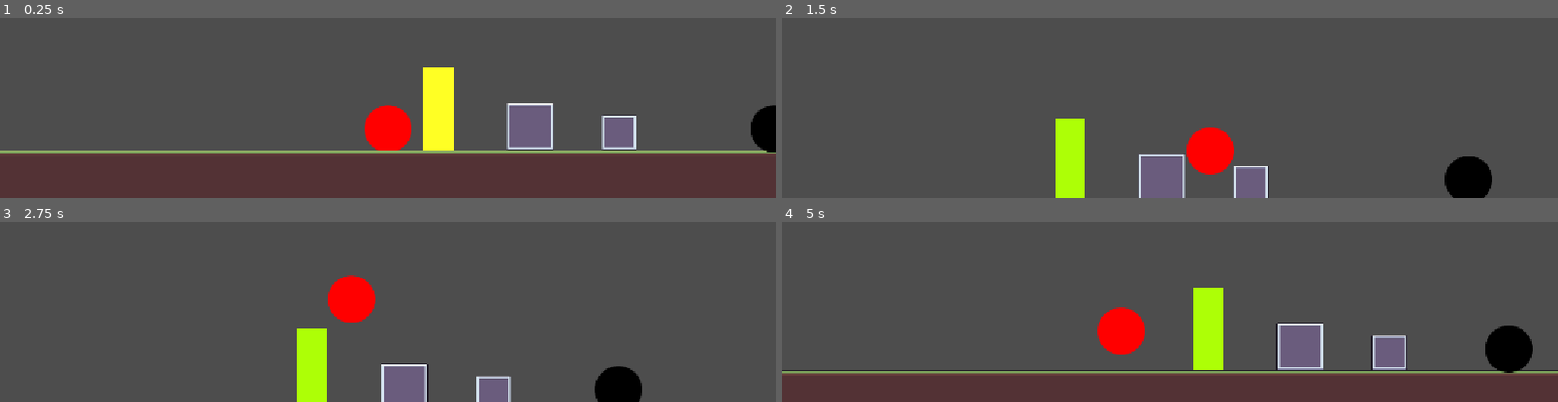
Above: before the commit, frames 1-4 (two rows, left to right).
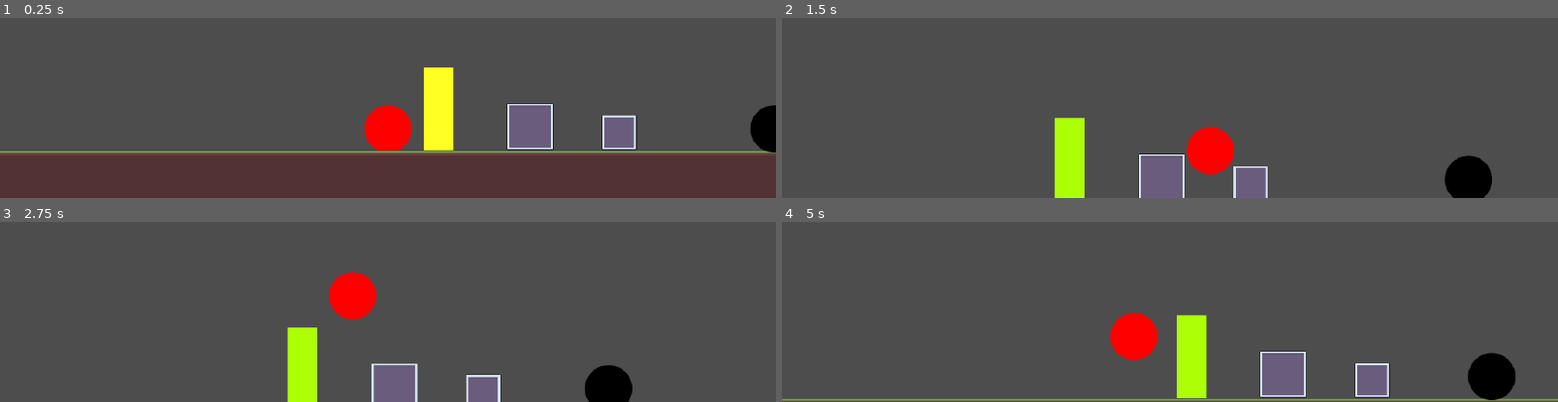
Above: after the commit, the same moments.

Repository: nf12pro/bounceback
Game: Godot game, scene res://scenes/testing_scene.tscn
Two runs of this game, one before a commit and one after it. Both use one fixed random seed, a clock stepped at 60 frames per second and the inputs below.
Inputs:
- Up to frame 1 (0.25 s): no input
- Up to frame 2 (1.5 s): hold W (jump) 0.53-1.28 s; hold D (move_right) from 0.53 s (still down); tap W (jump) at 1.35 s
- Up to frame 3 (2.75 s): tap W (jump) at 1.52, 1.82 s; release D (move_right) at 2.03 s; hold A (move_left) from 2.03 s (still down); hold W (jump) from 2.03 s (still down)
- Up to frame 4 (5 s): release A (move_left) at 2.78 s; release W (jump) at 2.78 s; hold D (move_right) 2.78-4.28 s; tap W (jump) at 2.85, 3.02, 3.32, 4.35, 4.52, 4.82 s; hold W (jump) 3.53-4.28 s; hold A (move_left) from 4.28 s (still down)

The runs differ from the first frame. In frame 1, 2.3% of the frame differs, in the area x 0-100%, y 27-76%; in frame 2, 0.6%; in frame 3, 3.3%; in frame 4, 24%, in the area x 0-100%, y 36-100%.

Commit message:
Removed Health

Diff:
--- a/project.godot
+++ b/project.godot
@@ -22,7 +22,7 @@
 [display]
 
 window/size/mode=3
-window/stretch/mode="canvas_items"
+window/stretch/mode="viewport"
 window/stretch/aspect="expand"
 
 [editor]
@@ -59,6 +59,7 @@
 2d_physics/layer_6="Player Hurtbox"
 2d_physics/layer_7="Enemy Hitbox"
 2d_physics/layer_8="Enemy Hurtbox"
+2d_physics/layer_9="Environmental Hazards"
 
 [physics]
 
@@ -66,6 +67,7 @@
 
 [rendering]
 
+textures/canvas_textures/default_texture_filter=0
 rendering_device/driver.windows="d3d12"
 renderer/rendering_method="gl_compatibility"
 renderer/rendering_method.mobile="gl_compatibility"
--- a/scenes/basic_enemy.tscn
+++ b/scenes/basic_enemy.tscn
@@ -53,7 +53,7 @@
 
 [node name="hurtbox" type="Area2D" parent="." unique_id=68755240]
 collision_layer = 128
-collision_mask = 16
+collision_mask = 272
 
 [node name="collision_shape_2d" type="CollisionShape2D" parent="hurtbox" unique_id=636536517]
 position = Vector2(0, -27)
--- a/scenes/player.tscn
+++ b/scenes/player.tscn
@@ -28,7 +28,7 @@
 radius = 29.068884
 
 [node name="player" type="CharacterBody2D" unique_id=615595234]
-collision_mask = 14
+collision_mask = 270
 script = ExtResource("1_g2els")
 
 [node name="animated_sprite" type="AnimatedSprite2D" parent="." unique_id=2085433902]
@@ -47,7 +47,7 @@
 
 [node name="hurtbox" type="Area2D" parent="." unique_id=1054936113]
 collision_layer = 32
-collision_mask = 64
+collision_mask = 320
 
 [node name="collision_shape_2d" type="CollisionShape2D" parent="hurtbox" unique_id=814764680]
 shape = SubResource("CircleShape2D_hv2ic")
@@ -60,5 +60,7 @@
 wait_time = 0.15
 one_shot = true
 
+[node name="priority_attack_timer" type="Timer" parent="." unique_id=367408428]
+
 [connection signal="area_entered" from="hitbox" to="." method="_on_hitbox_area_entered"]
 [connection signal="area_entered" from="hurtbox" to="." method="_on_hurtbox_area_entered"]
--- /dev/null
+++ b/scenes/spike.gd
@@ -0,0 +1,3 @@
+extends Area2D
+
+@export var damage: int = 1
--- /dev/null
+++ b/scenes/spike.tscn
@@ -0,0 +1,19 @@
+[gd_scene format=3 uid="uid://bhf5cp6gw1d3k"]
+
+[ext_resource type="Script" uid="uid://cxhvjywb55lyd" path="res://scenes/spike.gd" id="1_7a7y0"]
+[ext_resource type="Texture2D" uid="uid://qomg0bkyx8fj" path="res://assets/prototype_assets/prototype_spike.png" id="1_ljd5v"]
+
+[node name="spike" type="Area2D" unique_id=1437938010]
+collision_layer = 256
+collision_mask = 33
+script = ExtResource("1_7a7y0")
+
+[node name="sprite_2d" type="Sprite2D" parent="." unique_id=1505536177]
+texture = ExtResource("1_ljd5v")
+
+[node name="collision_polygon_2d" type="CollisionPolygon2D" parent="." unique_id=1207966407]
+position = Vector2(0, -4.007148)
+scale = Vector2(1, 0.9017857)
+polygon = PackedVector2Array(-24, 32, 0, -24, 24, 32)
+
+[connection signal="area_entered" from="." to="." method="_on_area_entered"]
--- a/scenes/testing_scene.tscn
+++ b/scenes/testing_scene.tscn
@@ -4,6 +4,7 @@
 [ext_resource type="Texture2D" uid="uid://c4fl5hijknn8w" path="res://assets/prototype_assets/tileset/Tileset_2D Platformer.png" id="2_2j2p2"]
 [ext_resource type="PackedScene" uid="uid://dboj2mjqg2dn7" path="res://scenes/basic_enemy.tscn" id="3_v6rby"]
 [ext_resource type="PackedScene" uid="uid://2ip7dhmobdlq" path="res://scenes/checkpoint.tscn" id="4_dh6dg"]
+[ext_resource type="PackedScene" uid="uid://bhf5cp6gw1d3k" path="res://scenes/spike.tscn" id="5_ejtda"]
 
 [sub_resource type="TileSetAtlasSource" id="TileSetAtlasSource_v6rby"]
 texture = ExtResource("2_2j2p2")
@@ -336,11 +337,6 @@
 
 [node name="player" parent="." unique_id=615595234 instance=ExtResource("1_2j2p2")]
 position = Vector2(32, 224)
-max_speed = 300.0
-acceleration = 1500.0
-friction = 1200.0
-jump_force = -500.0
-health = 5
 
 [node name="camera_2d" type="Camera2D" parent="player" unique_id=28729734]
 offset = Vector2(0, -200)
@@ -374,3 +370,6 @@
 
 [node name="checkpoint #2" parent="." unique_id=1123312224 instance=ExtResource("4_dh6dg")]
 position = Vector2(888, 144)
+
+[node name="spike" parent="." unique_id=1437938010 instance=ExtResource("5_ejtda")]
+position = Vector2(720, 480)
--- a/scripts/basic_enemy.gd
+++ b/scripts/basic_enemy.gd
@@ -1,3 +1,4 @@
+
 extends CharacterBody2D
 
 #region Basic Variables
@@ -10,10 +11,6 @@
 
 var direction: int = 1
 @onready var floor_detector: RayCast2D = $floor_detector
-#endregion
-
-#region Damage and Health
-@export var damage: int = 1
 #endregion
 
 #region Movement
@@ -38,7 +35,7 @@
 #endregion
 
 #region Health
-func take_damage(enemy_damage):
+func take_damage(enemy_damage: int) -> void:
 	health -= enemy_damage
 	if health <= 0:
 		queue_free()
--- a/scripts/player.gd
+++ b/scripts/player.gd
@@ -1,3 +1,4 @@
+
 extends CharacterBody2D
 
 #region Movement
@@ -6,22 +7,20 @@
 @export var friction: float = 1200.0
 
 @export var jump_force: float = -500.0
-@export var jump_cut_multiplier: float = 0.5
-@export var stomp_force: float = -650.0
-
-@export var damage: int = 1
+@export var jump_cut_multiplier: float = 0.55
+@export var stomp_force: float = -1050.0
 
 var input_direction: float = 0.0
 
 @onready var coyote_timer: Timer = $coyote_timer
 @onready var jump_buffer_timer: Timer = $jump_buffer_timer
+
+@export var max_upward_speed: float = -1200.0
+@export var max_fall_speed: float = 1000.0
 #endregion
 
-#region Health
-@export var health: int = 5
-
-@onready var hitbox = $hitbox
-@onready var hurtbox = $hurtbox
+#region Misc
+@export var damage = 1
 #endregion
 
 #region Movement
@@ -35,6 +34,8 @@
 		velocity.x = move_toward(velocity.x, input_direction * max_speed, acceleration * delta)
 	else:
 		velocity.x = move_toward(velocity.x, 0, friction * delta)
+
+	velocity.y = clamp(velocity.y, max_upward_speed, max_fall_speed)
 
 	move_and_slide()
 
@@ -58,20 +59,19 @@
 #endregion
 
 #region Taking Damage
-func _on_hurtbox_area_entered(area: Area2D) -> void:
-	var enemy_damage = area.get_parent().damage
-	take_damage(enemy_damage)
-
-func take_damage(enemy_damage):
-	health -= enemy_damage
-	print(health)
+func _on_hurtbox_area_entered(_area: Area2D) -> void:
 	if Global.amount_of_checkpoints > 0:
 		global_position = Global.checkpoint_position
+		velocity.x = 0
+		velocity.y = 0
 #endregion
 
+#region Dealing Damage
 func _on_hitbox_area_entered(area: Area2D) -> void:
 	var enemy = area.get_parent()
 	var stomping = velocity.y > 0 and global_position.y < enemy.global_position.y
+
 	if stomping and enemy.has_method("take_damage"):
 		velocity.y = stomp_force
 		enemy.take_damage(damage)
+#endregion
Binary file added: assets/prototype_assets/prototype_spike.png
Not shown, added: assets/prototype_assets/prototype_spike.png.import
Not shown, added: scenes/spike.gd.uid
